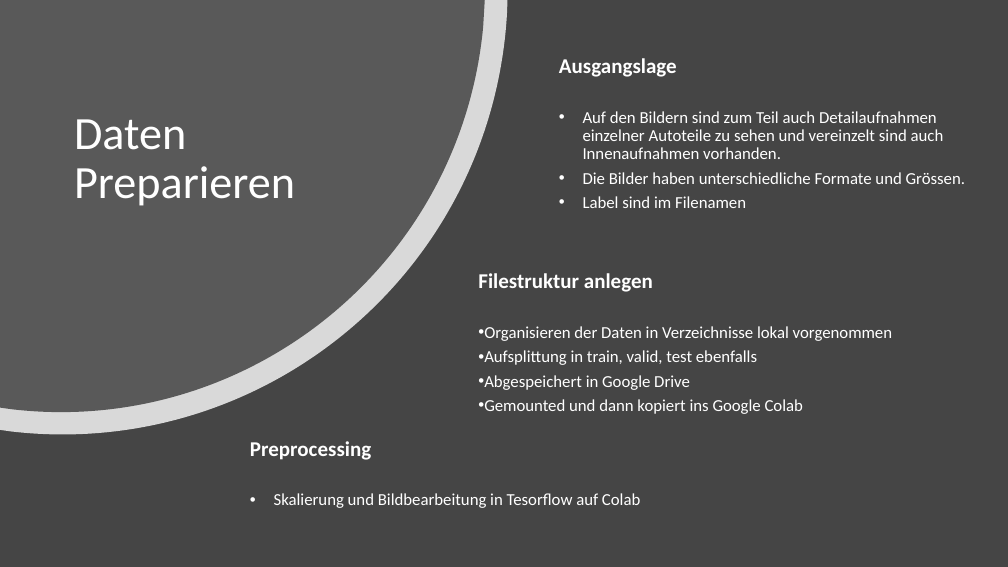
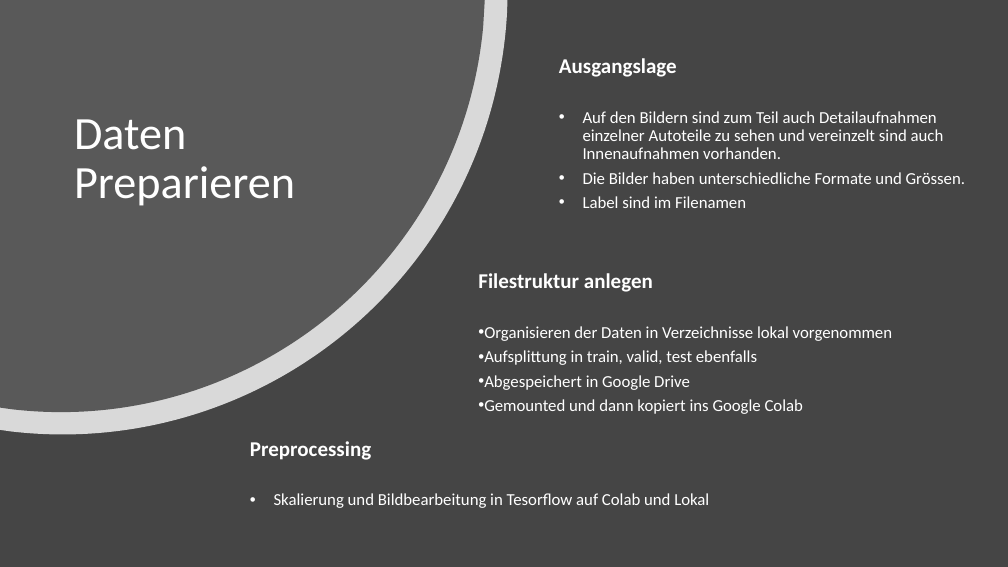
Before and after one commit to alexweltgeist/automarken_cnn, a slide deck: slide 4 of Automarken_CuponeFurrer.pptx. Drawn at 1008x567 pixels with LibreOffice and Linux fonts; fonts in the diff are those of the drawing. Boxes give left, top, right and bottom in pixels: in the first picture for what was removed or moved away, otherwise in the second. Text is boxed around its words. In the diff, an @@ line names an element or a change of style, - is before the commit and + after.

```diff
--- a/Automarken_CuponeFurrer.pptx
+++ b/Automarken_CuponeFurrer.pptx
@@ text at bbox=[274, 493, 709, 508]: text changed @@
-• Skalierung und Bildbearbeitung in Tesorflow auf Colab
+• Skalierung und Bildbearbeitung in Tesorflow auf Colab und Lokal
```
Also in this commit, not shown: 3 other slides changed, 1 slide added.
